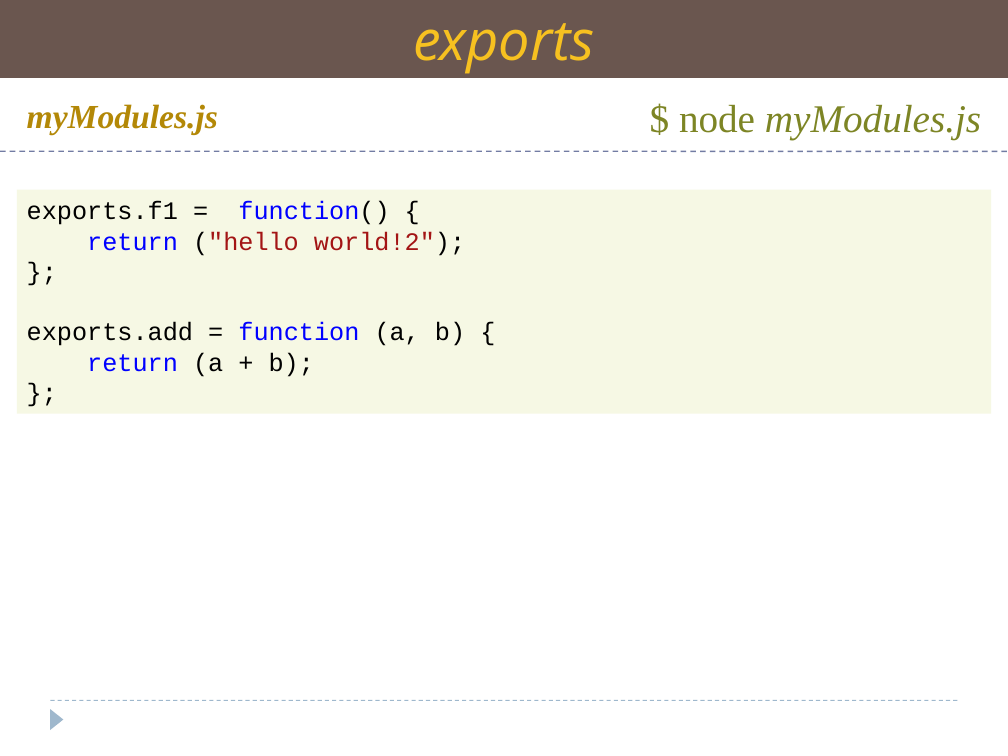
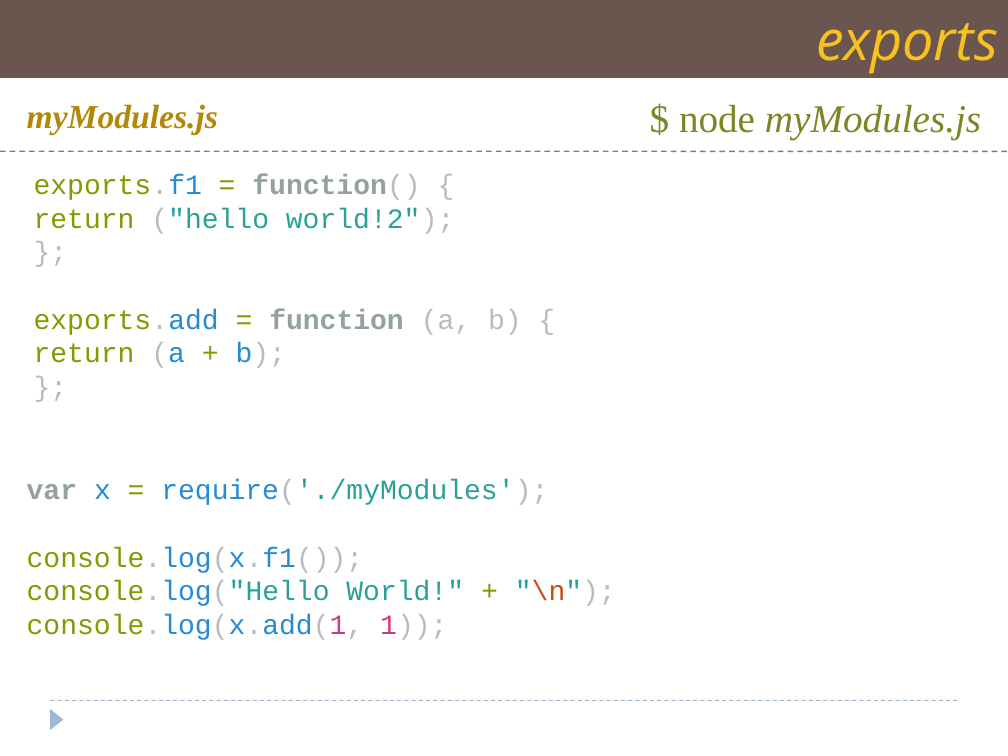
Before and after one commit to Saleel-Bagde/PPT-s, a slide deck: slide 22 of AWP PPT - NodeJS.pptx. Drawn at 1008x756 pixels with LibreOffice and Linux fonts; fonts in the diff are those of the drawing. Boxes give left, top, right and bottom in pixels: in the first picture for what was removed or moved away, otherwise in the second. Text is boxed around its words. In the diff, an @@ line names an element or a change of style, - is before the commit and + after.

```diff
--- a/AWP PPT - NodeJS.pptx
+++ b/AWP PPT - NodeJS.pptx
@@ rectangle "exports" at (0,0,1008,78): alignment centre to right @@
@@ text "exports.f1 = function() {": place and size @@
-text "exports.f1 = function() {" at (17,190,992,413)
+text "exports.f1 = function() {" at (34,174,522,368)
@@ text "exports.f1 = function() {" at (34,174,522,368): size 18 to 20 pt; text colour #000000 to #859900 in "exports.f1 =", "exports.add =", "+"; text colour #000000 to #BBBBBB in "exports.f1 function() {", "("hello world!2");", "};", "exports.add (a, b) {" and 2 more places; text colour #000000 to #268BD2 in "exports.f1", "exports.add", "(a b);"; text colour #0000FF to #93A1A1, bold on in "function()", "function"; text colour #0000FF to #859900 in "return", "return"; text colour #A31515 to #2AA198 in "("hello world!2");"; fill #F6F8E4 to none @@
@@ text added at (27,480,616,640), 20 pt, text #2AA198 @@
+var x = require('./myModules');
+console.log(x.f1());
+console.log("Hello World!" + "\n");
+console.log(x.add(1, 1));
```
Also in this commit, not shown: 27 other slides changed, 2 slides added, 1 slide removed, 2 other files.
